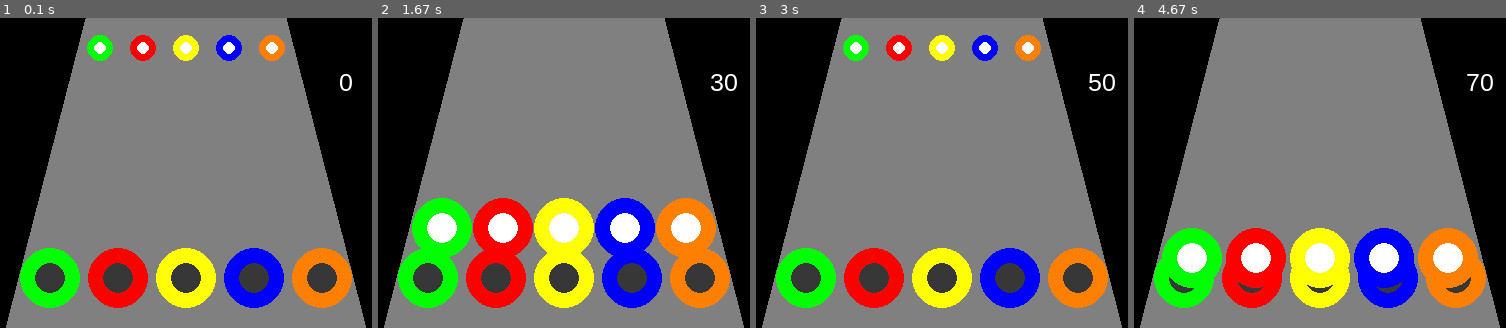
Above: before the commit, frames 1-4 (left to right).
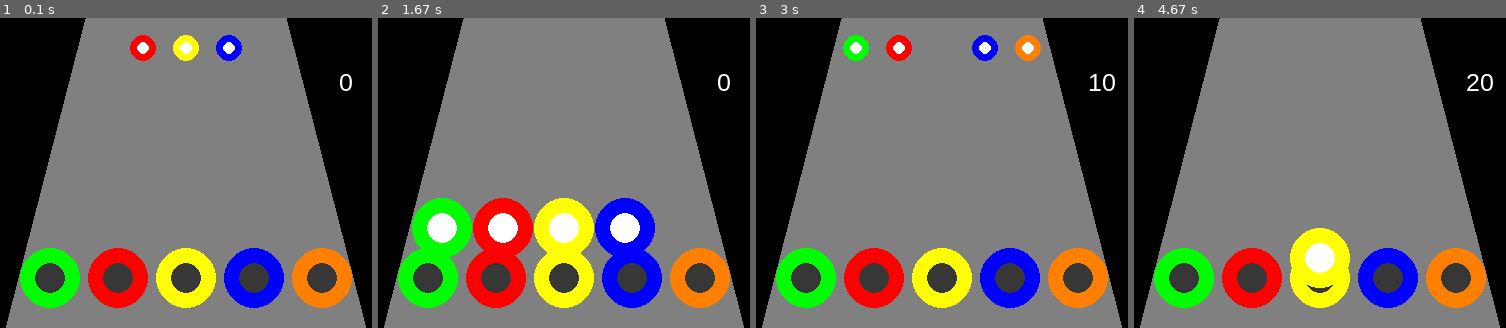
Above: after the commit, the same moments.

Repository: romulofff/gym-hero
Game: pygame game, started from src/gh_pygame.py
Two runs of this game, one before a commit and one after it. Both use one fixed random seed, a clock stepped at 60 frames per second and the inputs below.
Inputs:
- Up to frame 1 (0.1 s): no input
- Up to frame 2 (1.67 s): hold D 0.33-0.8 s; hold D 0.83-1.3 s; hold A from 1.33 s (still down)
- Up to frame 3 (3 s): release A at 1.87 s; hold A 2.23-2.63 s; hold D from 2.67 s (still down)
- Up to frame 4 (4.67 s): release D at 3.3 s; hold A 3.73-4.2 s; hold D from 4.23 s (still down)

The runs differ from the first frame. In frame 1, 0.9% of the frame differs, in the area x 23-77%, y 5-14%; in frame 2, 2.5%; in frame 3, 0.6%; in frame 4, 7.8%, in the area x 7-93%, y 18-88%.

Commit message:
Melhorando vetor de botões

Diff:
--- a/src/gh_pygame.py
+++ b/src/gh_pygame.py
@@ -70,6 +70,29 @@
     draw.circle(screen, gray, (268, target_y), target_inner_radius)
     draw.circle(screen, gray, (336, target_y), target_inner_radius)
 
+def draw_notes(should_draw):
+    """ Draw notes according to list """
+    if should_draw[0]:
+        draw.circle(screen, (0, 255, 0), (x[0], Y), radius)
+        draw.circle(screen, white, (x[0], Y), int(radius/2))
+
+    if should_draw[1]:
+        draw.circle(screen, (255, 0, 0), (x[1], Y), radius)
+        draw.circle(screen, white, (x[1], Y), int(radius/2))
+
+    if should_draw[2]:
+        draw.circle(screen, (255, 255, 0), (x[2], Y), radius)
+        draw.circle(screen, white, (x[2], Y), int(radius/2))
+
+    if should_draw[3]:
+        draw.circle(screen, (0, 0, 255), (x[3], Y), radius)
+        draw.circle(screen, white, (x[3], Y), int(radius/2))
+
+    if should_draw[4]:
+        draw.circle(screen, (255, 128, 0), (x[4], Y), radius)
+        draw.circle(screen, white, (x[4], Y), int(radius/2))
+
+
 
 def handle_event(event_obj, pressed, score):
     """ Handles an event """
@@ -118,9 +141,7 @@
     black = (0, 0, 0)
     SCORE = 0
 
-    shouldBePressed = [False, False, False, False, False]
-    for i in range(len(shouldBePressed)):
-        shouldBePressed[i] = bool(random.getrandbits(1))
+    shouldBeDrawn = shouldBePressed = [False, False, False, False, False]
 
     print(shouldBePressed)
 
@@ -128,6 +149,9 @@
     while not DONE:
 
         # Update Phase
+        for i in range(len(shouldBePressed)):
+            shouldBePressed[i] = shouldBeDrawn[i] = bool(random.getrandbits(1))
+
         for event in pygame.event.get():
 
             if event.type == pygame.QUIT:
@@ -149,19 +173,20 @@
         draw.polygon(screen, line_color, polygon_points)  # Path for the notes
         draw_score(screen, str(SCORE), 25)
         draw_note_target()
-        # Outer (colored) Circle
-        draw.circle(screen, (0, 255, 0), (x[0], Y), radius)
-        draw.circle(screen, (255, 0, 0), (x[1], Y), radius)
-        draw.circle(screen, (255, 255, 0), (x[2], Y), radius)
-        draw.circle(screen, (0, 0, 255), (x[3], Y), radius)
-        draw.circle(screen, (255, 128, 0), (x[4], Y), radius)
-        # Inner Circle
-        draw.circle(screen, white, (x[0], Y), int(radius/2))
-        draw.circle(screen, white, (x[1], Y), int(radius/2))
-        draw.circle(screen, white, (x[2], Y), int(radius/2))
-        draw.circle(screen, white, (x[3], Y), int(radius/2))
-        draw.circle(screen, white, (x[4], Y), int(radius/2))
+        draw_notes(shouldBeDrawn)
 
-        # get_key()
+        # # Outer (colored) Circle
+        # draw.circle(screen, (0, 255, 0), (x[0], Y), radius)
+        # draw.circle(screen, (255, 0, 0), (x[1], Y), radius)
+        # draw.circle(screen, (255, 255, 0), (x[2], Y), radius)
+        # draw.circle(screen, (0, 0, 255), (x[3], Y), radius)
+        # draw.circle(screen, (255, 128, 0), (x[4], Y), radius)
+        # # Inner Circle
+        # draw.circle(screen, white, (x[0], Y), int(radius/2))
+        # draw.circle(screen, white, (x[1], Y), int(radius/2))
+        # draw.circle(screen, white, (x[2], Y), int(radius/2))
+        # draw.circle(screen, white, (x[3], Y), int(radius/2))
+        # draw.circle(screen, white, (x[4], Y), int(radius/2))
+
         pygame.display.flip()
         clock.tick(30)
